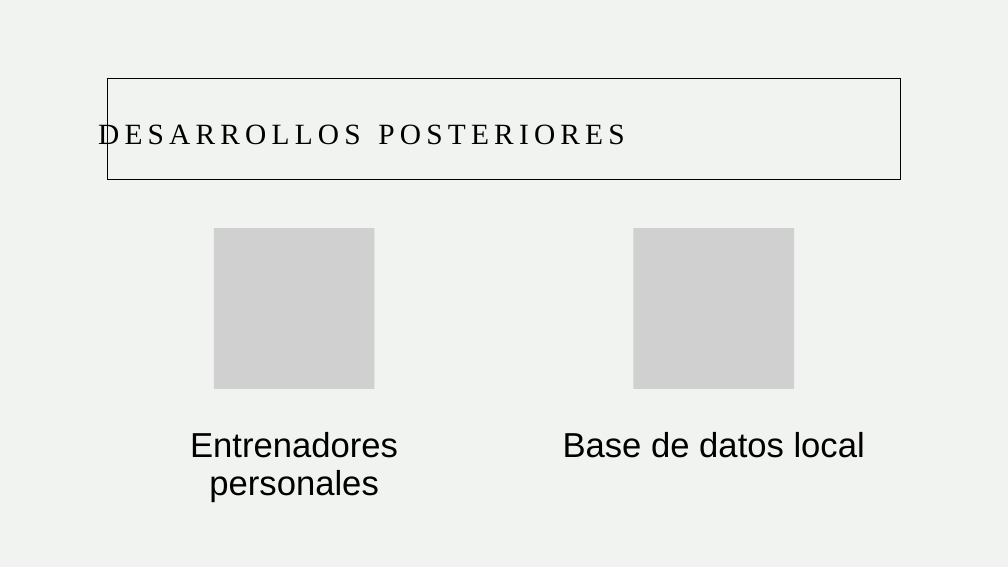
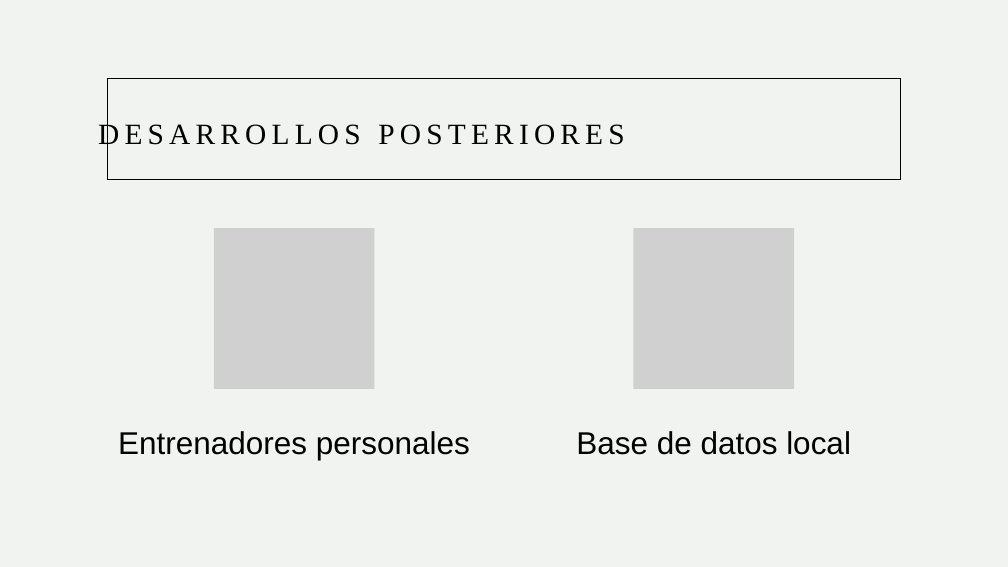
Before and after one commit to LMMilli/Proyecto, a slide deck: slide 8 of Documentacion/GymProgress.pptx. Drawn at 1008x567 pixels with LibreOffice and Linux fonts; fonts in the diff are those of the drawing; grey boxes stand for pictures. Boxes give left, top, right and bottom in pixels: in the first picture for what was removed or moved away, otherwise in the second. Text is boxed around its words. In the diff, an @@ line names an element or a change of style, - is before the commit and + after.

```diff
--- a/Documentacion/GymProgress.pptx
+++ b/Documentacion/GymProgress.pptx
@@ text "Entrenadores personales" at [118,431,470,460]: size 33 to 30 pt; less space between paragraphs @@
@@ text "Base de datos local" at [576,431,851,455]: size 33 to 30 pt; less space between paragraphs @@
```
Also in this commit, not shown: 1 other slide changed.
